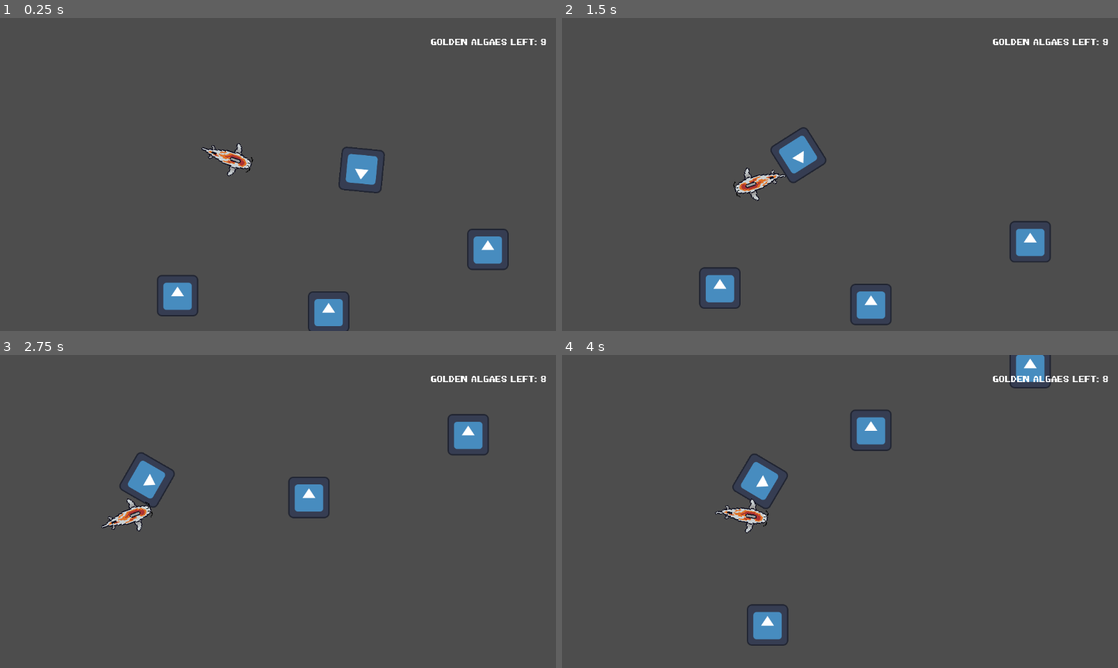
Above: before the commit, frames 1-4 (two rows, left to right).
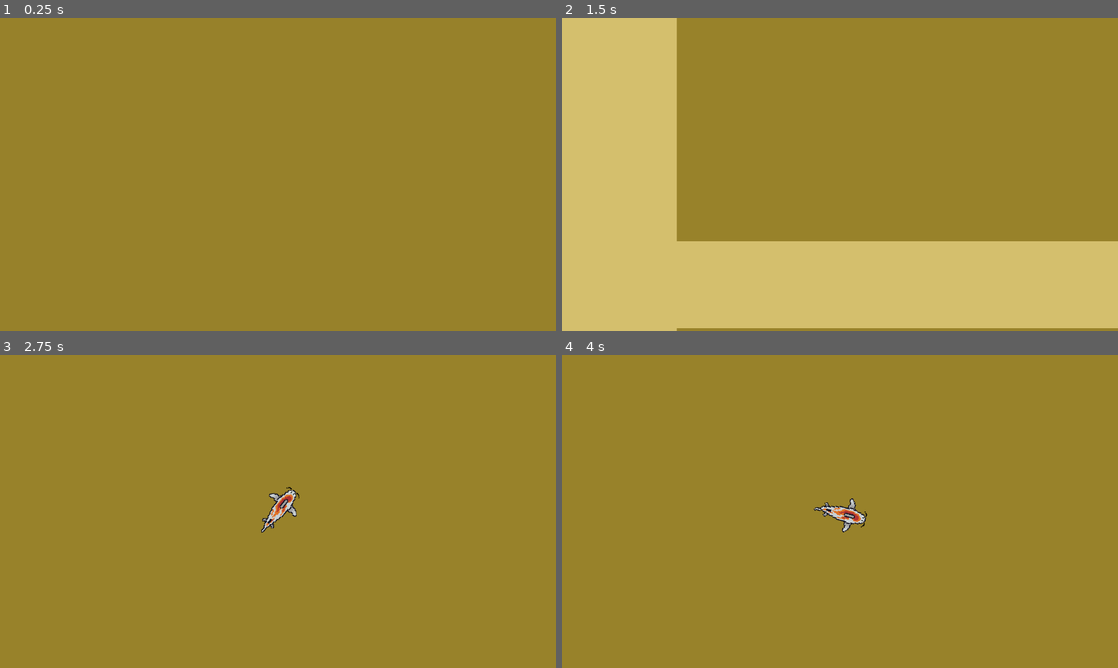
Above: after the commit, the same moments.

Repository: DiamondWarrior2006/PixelGameJam2024
Game: Godot game, scene res://Scenes/Test 2.tscn
Two runs of this game, one before a commit and one after it. Both use one fixed random seed, a clock stepped at 60 frames per second and the inputs below. Before the commit the project starts from res://Scenes/Test.tscn. The engine's default icon, where the game draws it, is replaced by a stand-in: a white triangle on a blue panel in a dark square.
Inputs (mouse positions are in pixels of both pictures, inside the frame that each line leads up to):
- Up to frame 1 (0.25 s): no input
- Up to frame 2 (1.5 s): move the mouse to (962, 158) at 0.52 s; tap Space (Dash) at 0.6 s; move the mouse to (728, 190) at 1.27 s; hold Down (ui_down) from 1.28 s (still down); click (728, 190) at 1.35 s
- Up to frame 3 (2.75 s): move the mouse to (333, 442) at 2.02 s; release Down (ui_down) at 2.03 s; tap Space (Dash) at 2.1 s
- Up to frame 4 (4 s): move the mouse to (812, 574) at 2.77 s; click (812, 574) at 2.85 s; move the mouse to (1006, 558) at 3.52 s; hold Down (ui_down) from 3.53 s (still down); tap Space (Dash) at 3.6 s

The runs differ from the first frame. In frame 1, 100% of the frame differs, in the area x 0-100%, y 0-100%; in frame 2, 100%; in frame 3, 100%; in frame 4, 100%.
Error after the commit: Invalid access to property or key 'position' on a base object of type 'previously freed'. (res://Scripts/Test)

Commit message:
(mostly) Finished room generation

Diff:
--- a/Scenes/Room.tscn
+++ b/Scenes/Room.tscn
@@ -10,3 +10,4 @@
 metadata/_edit_group_ = true
 
 [node name="CollisionShape2D" type="CollisionShape2D" parent="."]
+visible = false
--- a/Scenes/Test 2.tscn
+++ b/Scenes/Test 2.tscn
@@ -8,14 +8,21 @@
 texture = ExtResource("3_xpe57")
 texture_region_size = Vector2i(64, 64)
 0:0/0 = 0
+0:0/0/physics_layer_0/linear_velocity = Vector2(0, 0)
+0:0/0/physics_layer_0/angular_velocity = 0.0
+0:0/0/physics_layer_0/polygon_0/points = PackedVector2Array(-32, -32, 32, -32, 32, 32, -32, 32)
 
 [sub_resource type="TileSetAtlasSource" id="TileSetAtlasSource_2c0rc"]
 texture = ExtResource("2_qx0b6")
 texture_region_size = Vector2i(64, 64)
 0:0/0 = 0
+0:0/0/physics_layer_0/linear_velocity = Vector2(0, 0)
+0:0/0/physics_layer_0/angular_velocity = 0.0
 
 [sub_resource type="TileSet" id="TileSet_4g33l"]
 tile_size = Vector2i(64, 64)
+physics_layer_0/collision_layer = 2
+terrain_set_0/mode = 0
 sources/1 = SubResource("TileSetAtlasSource_vqkg8")
 sources/2 = SubResource("TileSetAtlasSource_2c0rc")
 
@@ -24,10 +31,6 @@
 
 [node name="Rooms" type="Node" parent="."]
 
-[node name="Camera2D" type="Camera2D" parent="."]
-position = Vector2(576, 324)
-zoom = Vector2(0.03, 0.03)
-
 [node name="TileMap" type="TileMap" parent="."]
 show_behind_parent = true
 tile_set = SubResource("TileSet_4g33l")
--- a/Scenes/Test.tscn
+++ b/Scenes/Test.tscn
@@ -16,13 +16,6 @@
 [node name="PlayerFish" parent="." instance=ExtResource("1_8kxrs")]
 position = Vector2(302, 194)
 metadata/_edit_group_ = true
-
-[node name="Camera2D" type="Camera2D" parent="PlayerFish"]
-zoom = Vector2(1.41, 1.41)
-limit_left = 0
-limit_top = 0
-limit_smoothed = true
-position_smoothing_enabled = true
 
 [node name="Collectable" parent="." instance=ExtResource("3_eyyma")]
 position = Vector2(232, 398)
--- a/Scenes/player_fish.tscn
+++ b/Scenes/player_fish.tscn
@@ -402,6 +402,7 @@
 shader_parameter/color_ramp = SubResource("GradientTexture1D_dxi8u")
 
 [node name="PlayerFish" type="CharacterBody2D"]
+collision_mask = 2
 script = ExtResource("1_pytjm")
 
 [node name="Sprite2D" type="AnimatedSprite2D" parent="."]
@@ -412,7 +413,6 @@
 autoplay = "Idle"
 
 [node name="CollisionShape2D" type="CollisionPolygon2D" parent="."]
-visible = false
 rotation = 1.5708
 polygon = PackedVector2Array(-3.99991, 25, 4.00009, 25, 9.00003, 6.99997, 11, -11, 18, -13.0001, 17.9999, -21.0001, 10.9999, -22, 8.99989, -31, 2.99986, -40, -3.00014, -40, -7.00013, -36, -10.0001, -23, -19.0001, -18.9999, -19, -11.9999, -11, -11, -8.99999, 4.00003)
 
@@ -427,4 +427,9 @@
 texture = ExtResource("4_cidqg")
 lifetime = 0.5
 
+[node name="Camera2D" type="Camera2D" parent="."]
+zoom = Vector2(1.41, 1.41)
+limit_smoothed = true
+position_smoothing_enabled = true
+
 [connection signal="timeout" from="Timer" to="." method="_on_timer_timeout"]
--- a/Scenes/shark.tscn
+++ b/Scenes/shark.tscn
@@ -1,10 +1,71 @@
-[gd_scene load_steps=5 format=3 uid="uid://dsgi1t7cgdugx"]
+[gd_scene load_steps=13 format=3 uid="uid://dsgi1t7cgdugx"]
 
 [ext_resource type="Script" path="res://Scripts/shark.gd" id="1_jcwth"]
-[ext_resource type="Texture2D" uid="uid://da5880uchff8k" path="res://icon.svg" id="1_q17es"]
+[ext_resource type="Texture2D" uid="uid://cgm8426newwiv" path="res://Sprites/Shark_Idle.png" id="2_l7yl0"]
 
-[sub_resource type="RectangleShape2D" id="RectangleShape2D_ml0j6"]
-size = Vector2(64, 64)
+[sub_resource type="AtlasTexture" id="AtlasTexture_p6a3m"]
+atlas = ExtResource("2_l7yl0")
+region = Rect2(0, 0, 96, 64)
+
+[sub_resource type="AtlasTexture" id="AtlasTexture_4d0si"]
+atlas = ExtResource("2_l7yl0")
+region = Rect2(96, 0, 96, 64)
+
+[sub_resource type="AtlasTexture" id="AtlasTexture_nwwrj"]
+atlas = ExtResource("2_l7yl0")
+region = Rect2(192, 0, 96, 64)
+
+[sub_resource type="AtlasTexture" id="AtlasTexture_gg5br"]
+atlas = ExtResource("2_l7yl0")
+region = Rect2(288, 0, 96, 64)
+
+[sub_resource type="AtlasTexture" id="AtlasTexture_3ty3v"]
+atlas = ExtResource("2_l7yl0")
+region = Rect2(384, 0, 96, 64)
+
+[sub_resource type="AtlasTexture" id="AtlasTexture_e0o0u"]
+atlas = ExtResource("2_l7yl0")
+region = Rect2(480, 0, 96, 64)
+
+[sub_resource type="AtlasTexture" id="AtlasTexture_ofspl"]
+atlas = ExtResource("2_l7yl0")
+region = Rect2(576, 0, 96, 64)
+
+[sub_resource type="AtlasTexture" id="AtlasTexture_lhd5j"]
+atlas = ExtResource("2_l7yl0")
+region = Rect2(672, 0, 96, 64)
+
+[sub_resource type="SpriteFrames" id="SpriteFrames_xc8hj"]
+animations = [{
+"frames": [{
+"duration": 1.0,
+"texture": SubResource("AtlasTexture_p6a3m")
+}, {
+"duration": 1.0,
+"texture": SubResource("AtlasTexture_4d0si")
+}, {
+"duration": 1.0,
+"texture": SubResource("AtlasTexture_nwwrj")
+}, {
+"duration": 1.0,
+"texture": SubResource("AtlasTexture_gg5br")
+}, {
+"duration": 1.0,
+"texture": SubResource("AtlasTexture_3ty3v")
+}, {
+"duration": 1.0,
+"texture": SubResource("AtlasTexture_e0o0u")
+}, {
+"duration": 1.0,
+"texture": SubResource("AtlasTexture_ofspl")
+}, {
+"duration": 1.0,
+"texture": SubResource("AtlasTexture_lhd5j")
+}],
+"loop": true,
+"name": &"Idle",
+"speed": 12.0
+}]
 
 [sub_resource type="CircleShape2D" id="CircleShape2D_gk6g7"]
 radius = 338.006
@@ -13,16 +74,21 @@
 position = Vector2(549, 218)
 script = ExtResource("1_jcwth")
 
-[node name="Sprite2D" type="Sprite2D" parent="."]
-scale = Vector2(0.5, 0.5)
-texture = ExtResource("1_q17es")
+[node name="AnimatedSprite2D" type="AnimatedSprite2D" parent="."]
+texture_filter = 1
+scale = Vector2(2, 2)
+sprite_frames = SubResource("SpriteFrames_xc8hj")
+animation = &"Idle"
+autoplay = "Idle"
+frame_progress = 0.0785274
 
-[node name="CollisionShape2D" type="CollisionShape2D" parent="."]
-shape = SubResource("RectangleShape2D_ml0j6")
+[node name="CollisionPolygon2D" type="CollisionPolygon2D" parent="."]
+polygon = PackedVector2Array(66, -15, 42, -20, 37, -28, 22, -27, 20, -20, -29, -11, -52, -8, -52, 8, -29, 12, 20, 20, 23, 30, 35, 30, 42, 20, 66, 14, 76, 5, 76, -6)
 
 [node name="Area2D" type="Area2D" parent="."]
 
 [node name="CollisionShape2D" type="CollisionShape2D" parent="Area2D"]
+visible = false
 shape = SubResource("CircleShape2D_gk6g7")
 
 [connection signal="body_entered" from="Area2D" to="." method="_on_area_2d_body_entered"]
--- a/Scripts/Test 2.gd
+++ b/Scripts/Test 2.gd
@@ -2,6 +2,8 @@
 
 
 var Room = preload("res://Scenes/Room.tscn")
+var Player = preload("res://Scenes/player_fish.tscn")
+var font = preload("res://Fonts/PixeloidMono-d94EV.ttf")
 @onready var Map = $TileMap
 
 var tile_size = 64
@@ -12,13 +14,18 @@
 var cull = 0.5
 
 var path
+var start_room = null
+var end_room = null
+var player = null
 
 func _ready():
 	randomize()
 	make_rooms()
+	find_start_room()
+	find_end_room()
 
-#func _process(delta):
-#	queue_redraw()
+func _process(delta):
+	queue_redraw()
 
 func make_rooms():
 	for i in range(num_rooms):
@@ -26,7 +33,7 @@
 		var r = Room.instantiate()
 		var wid = min_size + randi() % (max_size - min_size)
 		var hig = min_size + randi() % (max_size - min_size)
-		r.make_room(pos, Vector2(wid, hig) * tile_size)
+		r.make_room(pos, Vector2(wid + 1, hig + 1) * tile_size)
 		$Rooms.add_child(r)
 	await(get_tree().create_timer(0.5).timeout)
 
@@ -41,8 +48,15 @@
 
 	path = find_mst(room_pos)
 	make_map()
+	await(get_tree().create_timer(0.5).timeout)
 
-#func _draw():
+	player = Player.instantiate()
+	add_child(player)
+	player.position = start_room.position
+
+func _draw():
+	if start_room:
+		pass
 #	for room in $Rooms.get_children():
 #		draw_rect(Rect2(room.position - room.size, room.size * 2), Color(131, 191, 63), false)
 #	if path:
@@ -132,3 +146,17 @@
 	for y in range(start.y, end.y, difference_y):
 		Map.set_cell(0, Vector2i(y_over_x.x, y), 2, Vector2i(0, 0), 0);
 		Map.set_cell(0, Vector2i(y_over_x.x + difference_x, y), 2, Vector2i(0, 0), 0);
+
+func find_start_room():
+	var min_x = INF
+	for room in $Rooms.get_children():
+		if room.position.x < min_x:
+			start_room = room
+			min_x = room.position.x
+
+func find_end_room():
+	var max_x = -INF
+	for room in $Rooms.get_children():
+		if room.position.x > max_x:
+			end_room = room
+			max_x = room.position.x
--- a/Scripts/shark.gd
+++ b/Scripts/shark.gd
@@ -4,6 +4,8 @@
 var speed = 200
 
 var rotation_speed = 15
+
+var moving = false
 
 func _physics_process(delta):
 	if player:
@@ -19,7 +21,9 @@
 
 func _on_area_2d_body_entered(body):
 	player = body
+	moving = true
 
 
 func _on_area_2d_body_exited(body):
 	player = null
+	moving = false
--- a/project.godot
+++ b/project.godot
@@ -11,7 +11,7 @@
 [application]
 
 config/name="PixelGameJam2024"
-run/main_scene="res://Scenes/Test.tscn"
+run/main_scene="res://Scenes/Test 2.tscn"
 config/features=PackedStringArray("4.1", "Forward Plus")
 config/icon="res://icon.svg"
 
@@ -36,3 +36,7 @@
 "events": [Object(InputEventKey,"resource_local_to_scene":false,"resource_name":"","device":-1,"window_id":0,"alt_pressed":false,"shift_pressed":false,"ctrl_pressed":false,"meta_pressed":false,"pressed":false,"keycode":0,"physical_keycode":32,"key_label":0,"unicode":32,"echo":false,"script":null)
 ]
 }
+
+[rendering]
+
+environment/defaults/default_clear_color=Color(0.59375, 0.507813, 0.164063, 1)
Binary file added: Sprites/Shark_Idle.png
Not shown, added: Sprites/Shark_Idle.png.import
